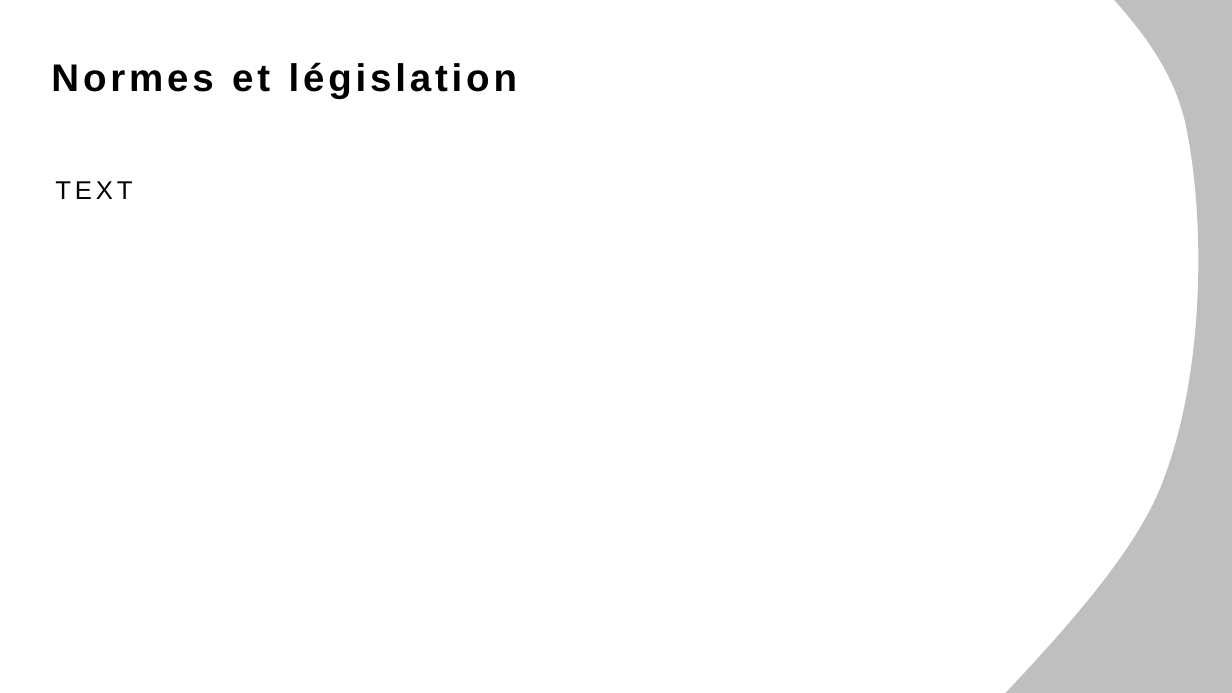
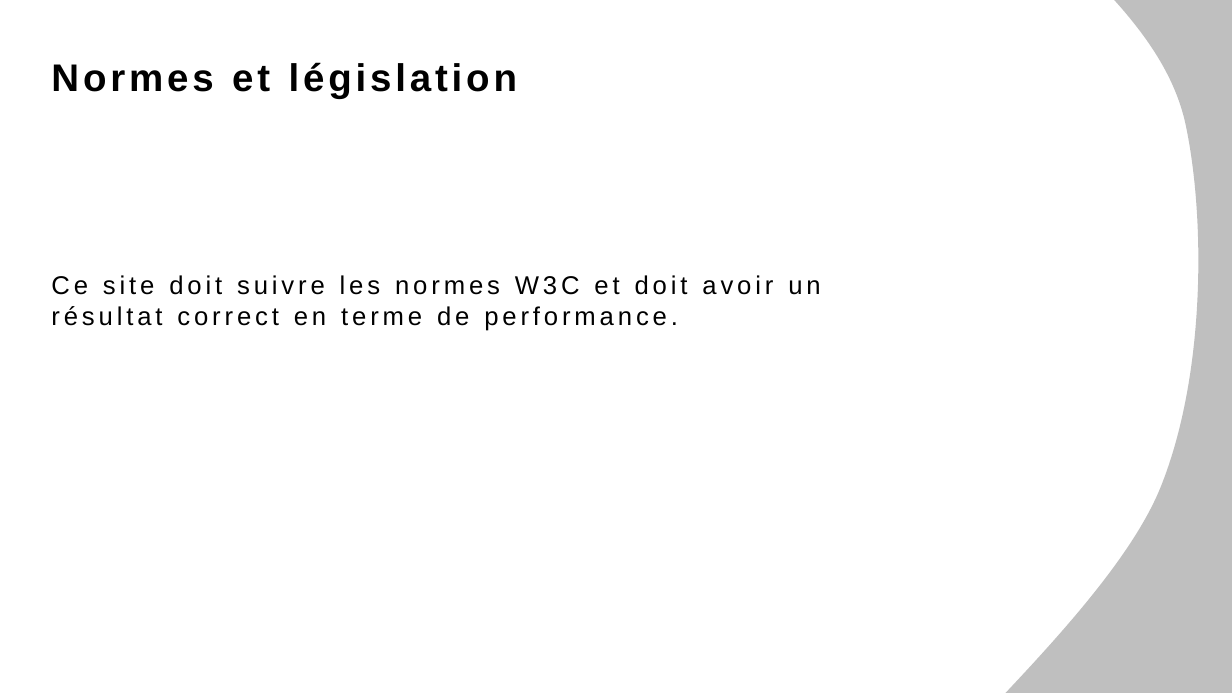
Before and after one commit to Adrien-Ray/visualtgr, a slide deck: slide 6 of design/AD/dossier-conception/dossier-conception.pptx (slide 7 before the commit). Drawn at 1232x693 pixels with LibreOffice and Linux fonts; fonts in the diff are those of the drawing. Boxes give left, top, right and bottom in pixels: in the first picture for what was removed or moved away, otherwise in the second. Text is boxed around its words. In the diff, an @@ line names an element or a change of style, - is before the commit and + after.

```diff
--- a/design/AD/dossier-conception/dossier-conception.pptx
+++ b/design/AD/dossier-conception/dossier-conception.pptx
@@ text removed at box(55, 181, 132, 199) @@
-TEXT
@@ text added at box(51, 275, 820, 331), 20 pt, text #000000 @@
+Ce site doit suivre les normes W3C et doit avoir un résultat correct en terme de performance.
```
Also in this commit, not shown: 8 other slides changed, 3 slides removed, 5 other files.
